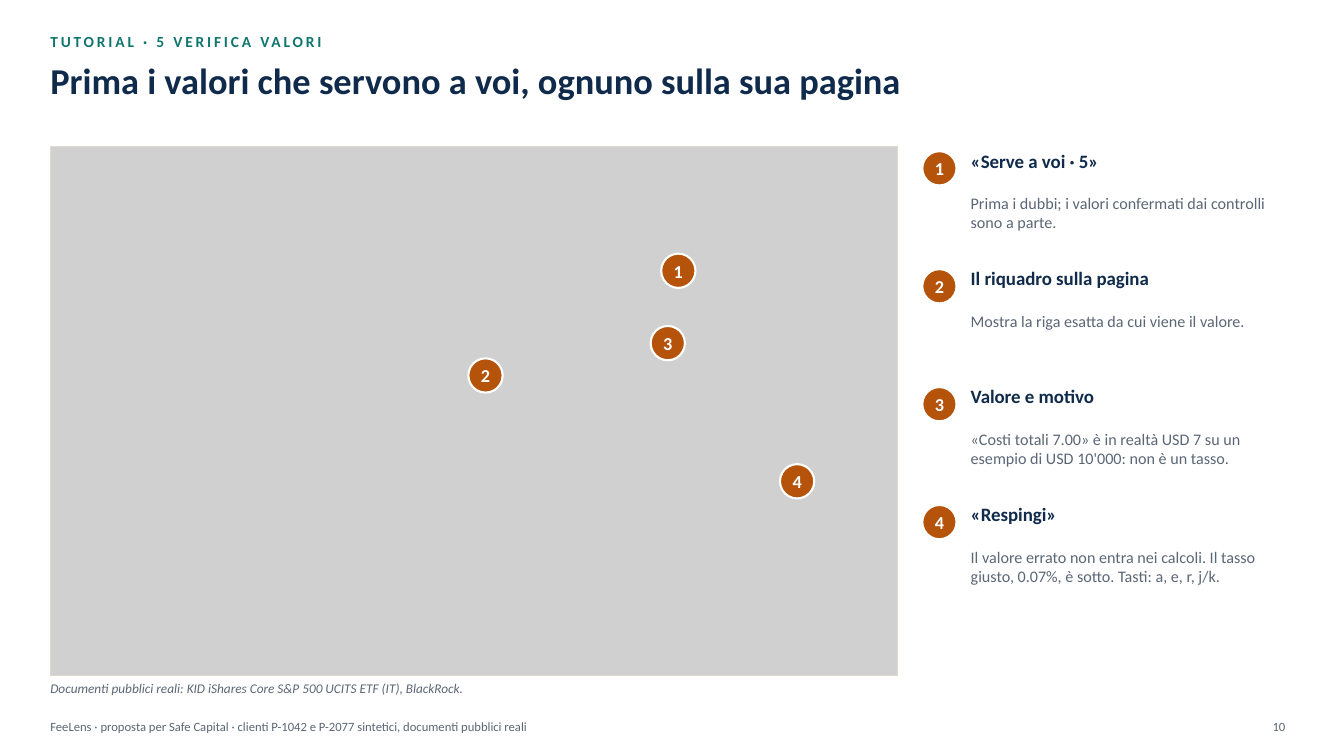
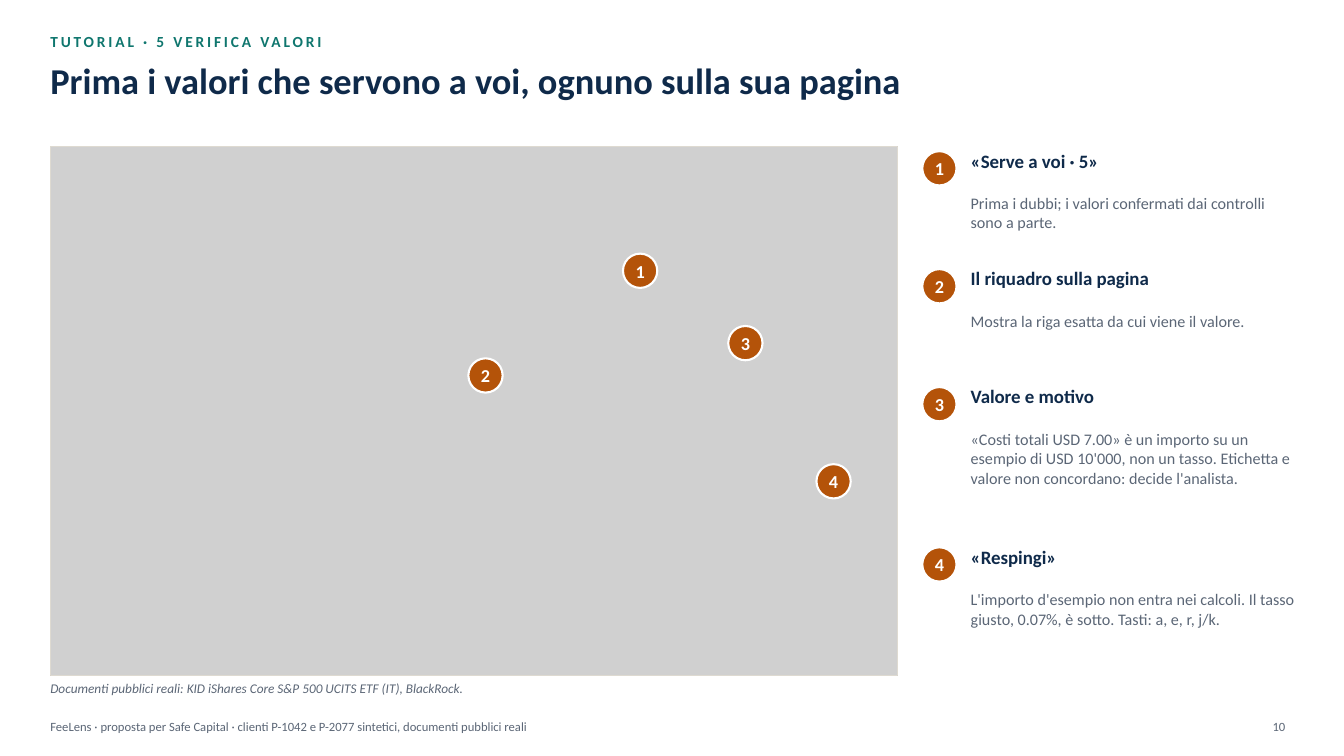
Before and after one commit to rossotti-alessandro/PortfolioCostEngine, a slide deck: slide 10 of slides/FeeLens_Proposta_IT.pptx. Drawn at 1344x756 pixels with LibreOffice and Linux fonts; fonts in the diff are those of the drawing; grey boxes stand for pictures. Boxes give left, top, right and bottom in pixels: in the first picture for what was removed or moved away, otherwise in the second. Text is boxed around its words. In the diff, an @@ line names an element or a change of style, - is before the commit and + after.

```diff
--- a/slides/FeeLens_Proposta_IT.pptx
+++ b/slides/FeeLens_Proposta_IT.pptx
@@ text "1": place and size @@
-text "1" at (674, 266, 683, 278)
+text "1" at (636, 266, 645, 278)
@@ ellipse: place and size @@
-ellipse at (661, 254, 696, 288)
+ellipse at (623, 254, 657, 288)
@@ text "3": place and size @@
-text "3" at (663, 338, 672, 350)
+text "3" at (741, 338, 750, 350)
@@ ellipse: place and size @@
-ellipse at (651, 326, 686, 360)
+ellipse at (728, 326, 762, 360)
@@ text at (971, 434, 1290, 484): text changed @@
-«Costi totali 7.00» è in realtà USD 7 su un esempio di USD 10'000: non è un tasso.
+«Costi totali USD 7.00» è un importo su un esempio di USD 10'000, non un tasso. Etichetta e valore non concordano: decide l'analista.
@@ text "4": place and size @@
-text "4" at (793, 476, 802, 488)
+text "4" at (829, 476, 838, 488)
@@ ellipse: place and size @@
-ellipse at (780, 465, 815, 499)
+ellipse at (817, 465, 851, 499)
@@ 2 texts, 1 ellipse: place and size @@
-2 texts, 1 ellipse at (923, 505, 1057, 539)
+2 texts, 1 ellipse at (923, 547, 1057, 582)
@@ text at (971, 594, 1294, 628): text changed @@
-Il valore errato non entra nei calcoli. Il tasso giusto, 0.07%, è sotto. Tasti: a, e, r, j/k.
+L'importo d'esempio non entra nei calcoli. Il tasso giusto, 0.07%, è sotto. Tasti: a, e, r, j/k.
```
Also in this commit, not shown: 16 other slides changed, 2 slides added, 36 other files.
